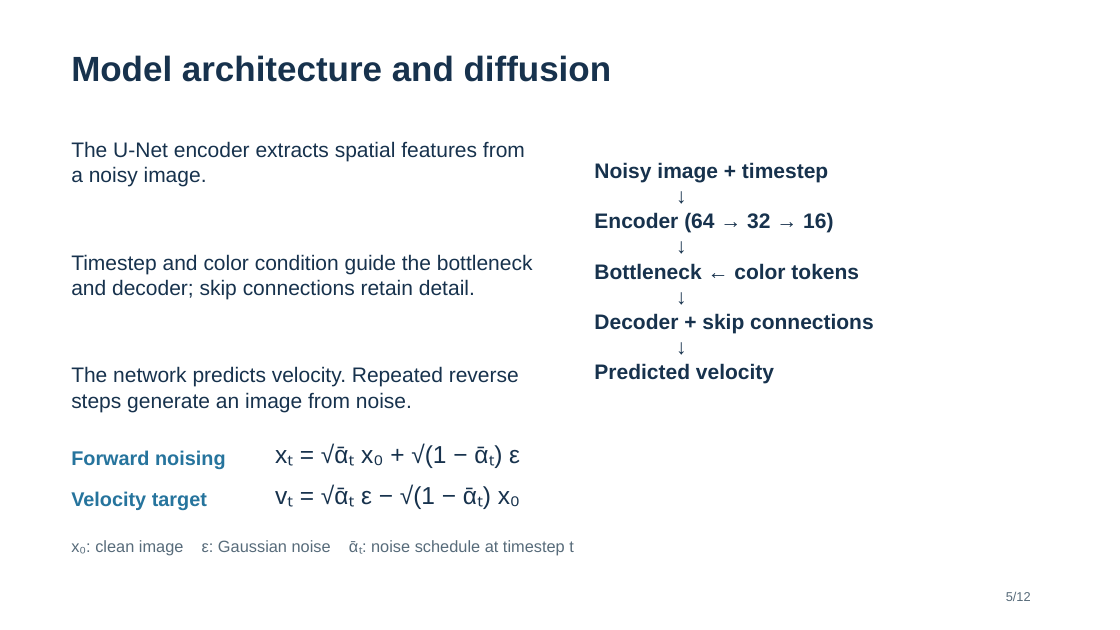
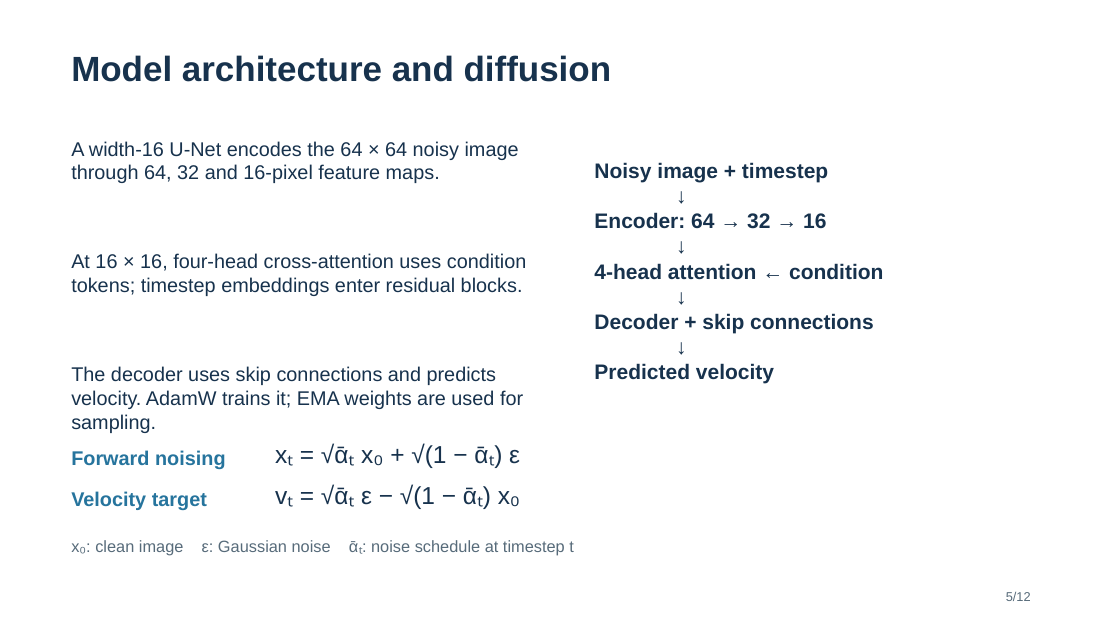
Before and after one commit to Space-Dev0/muadib, a slide deck: slide 5 of presentation/powerpoint/which-exposure-matters-submission-guide.pptx. Drawn at 1120x630 pixels with LibreOffice and Linux fonts; fonts in the diff are those of the drawing. Boxes give left, top, right and bottom in pixels: in the first picture for what was removed or moved away, otherwise in the second. Text is boxed around its words. In the diff, an @@ line names an element or a change of style, - is before the commit and + after.

```diff
--- a/presentation/powerpoint/which-exposure-matters-submission-guide.pptx
+++ b/presentation/powerpoint/which-exposure-matters-submission-guide.pptx
@@ text at box(71, 141, 519, 183): text changed; size 18 to 17 pt @@
-The U-Net encoder extracts spatial features from a noisy image.
+A width-16 U-Net encodes the 64 × 64 noisy image through 64, 32 and 16-pixel feature maps.
@@ text at box(594, 212, 826, 229): text changed @@
-Encoder (64 → 32 → 16)
+Encoder: 64 → 32 → 16
@@ text at box(71, 253, 526, 296): text changed; size 18 to 17 pt @@
-Timestep and color condition guide the bottleneck and decoder; skip connections retain detail.
+At 16 × 16, four-head cross-attention uses condition tokens; timestep embeddings enter residual blocks.
@@ text at box(594, 263, 883, 280): text changed @@
-Bottleneck ← color tokens
+4-head attention ← condition
@@ text at box(71, 366, 523, 433): text changed; size 18 to 17 pt @@
-The network predicts velocity. Repeated reverse steps generate an image from noise.
+The decoder uses skip connections and predicts velocity. AdamW trains it; EMA weights are used for sampling.
```
Also in this commit, not shown: 1 slide added, 1 slide removed, 4 other files.
